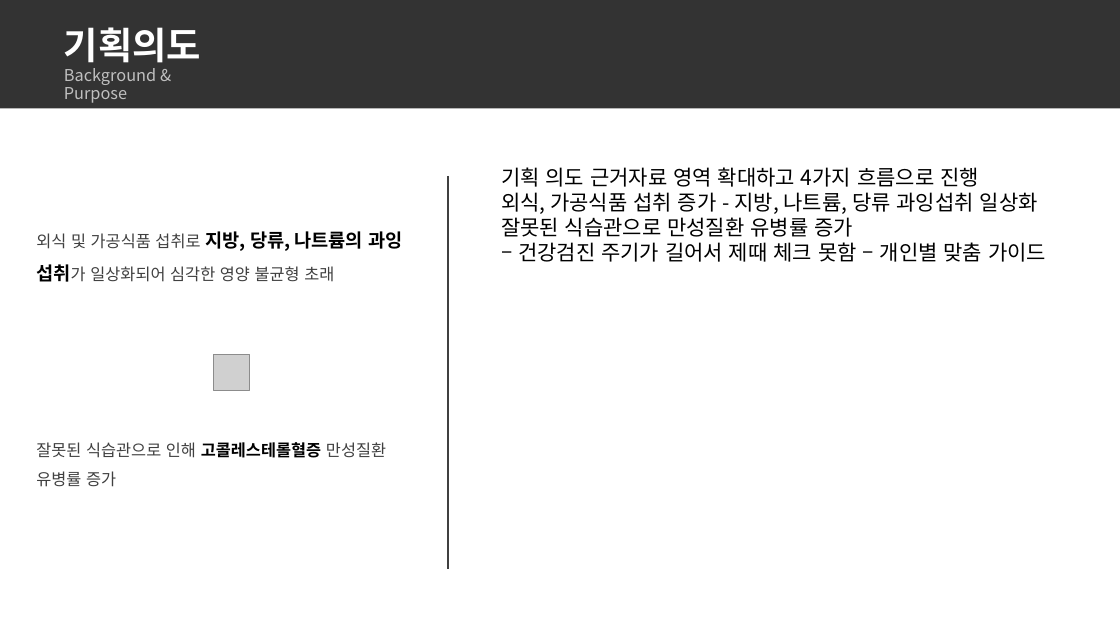
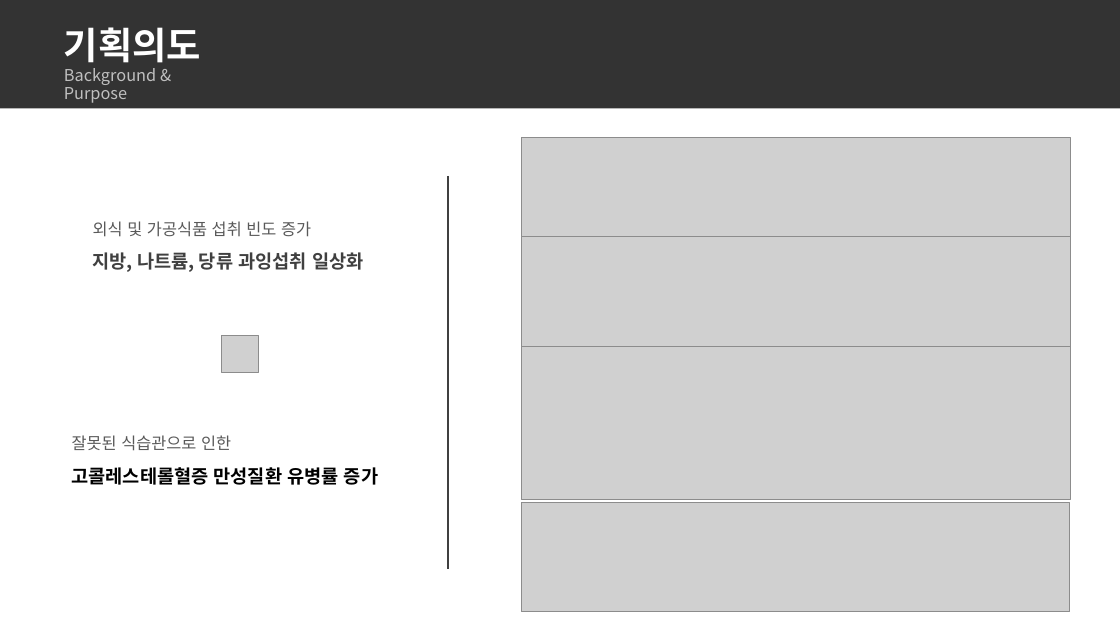
Before and after one commit to dc-inside/LeeSeungChan, a slide deck: slide 2 of 1차 프로젝트/기획서.pptx. Drawn at 1120x630 pixels with LibreOffice and Linux fonts; fonts in the diff are those of the drawing; grey boxes stand for pictures. Boxes give left, top, right and bottom in pixels: in the first picture for what was removed or moved away, otherwise in the second. Text is boxed around its words. In the diff, an @@ line names an element or a change of style, - is before the commit and + after.

Commit message:
Update 기획서.pptx
기획 의도 2장 완성

```diff
--- a/1차 프로젝트/기획서.pptx
+++ b/1차 프로젝트/기획서.pptx
@@ picture added at (x1=522, y1=137, x2=1070, y2=237) @@
@@ text removed at (x1=501, y1=167, x2=1046, y2=262) @@
-기획 의도 근거자료 영역 확대하고 4가지 흐름으로 진행
-외식, 가공식품 섭취 증가 - 지방, 나트륨, 당류 과잉섭취 일상화
-잘못된 식습관으로 만성질환 유병률 증가
-– 건강검진 주기가 길어서 제때 체크 못함 – 개인별 맞춤 가이드
@@ text at (x1=93, y1=221, x2=363, y2=272): text changed; size 14 to 16 pt; bold on @@
-외식 및 가공식품 섭취로 지방, 당류, 나트륨의 과잉 섭취가 일상화되어 심각한 영양 불균형 초래
+외식 및 가공식품 섭취 빈도 증가
+지방, 나트륨, 당류 과잉섭취 일상화
@@ picture added at (x1=522, y1=237, x2=1070, y2=347) @@
@@ picture moved from (x1=213, y1=355, x2=250, y2=391) to (x1=222, y1=336, x2=258, y2=372) @@
@@ picture added at (x1=522, y1=339, x2=1070, y2=501) @@
@@ text at (x1=72, y1=435, x2=378, y2=485): text changed; size 14 to 16 pt; text colour #404040 to #000000; bold on @@
-잘못된 식습관으로 인해 고콜레스테롤혈증 만성질환 유병률 증가
+잘못된 식습관으로 인한
+고콜레스테롤혈증 만성질환 유병률 증가
@@ picture added at (x1=522, y1=502, x2=1070, y2=613) @@
```
Also in this commit, not shown: 1 other slide changed, 1 slide added, 6 slides removed.
